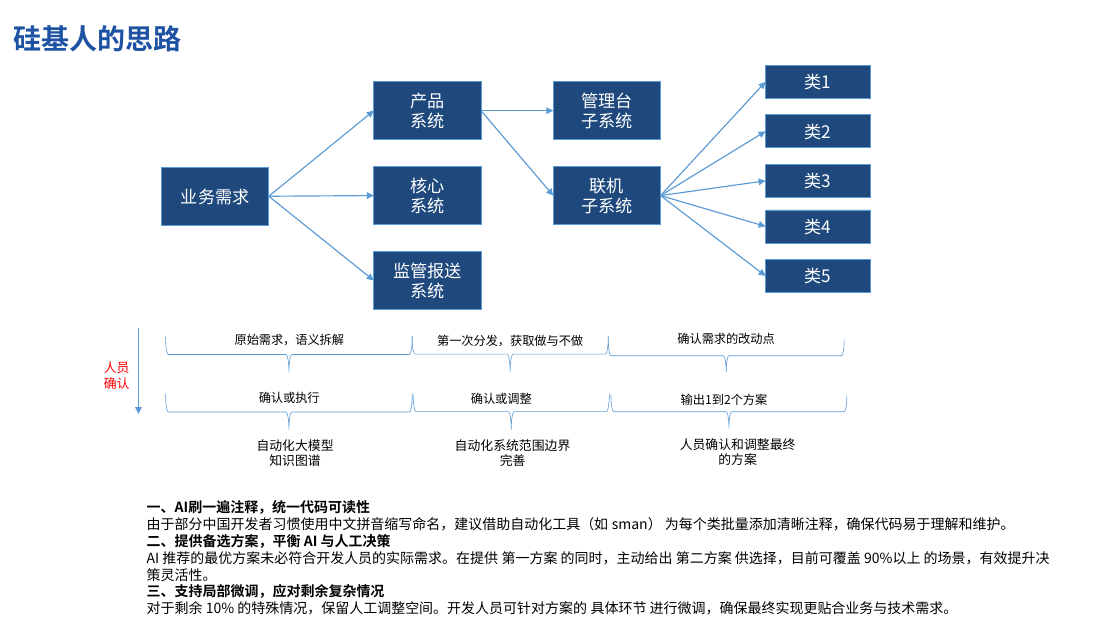
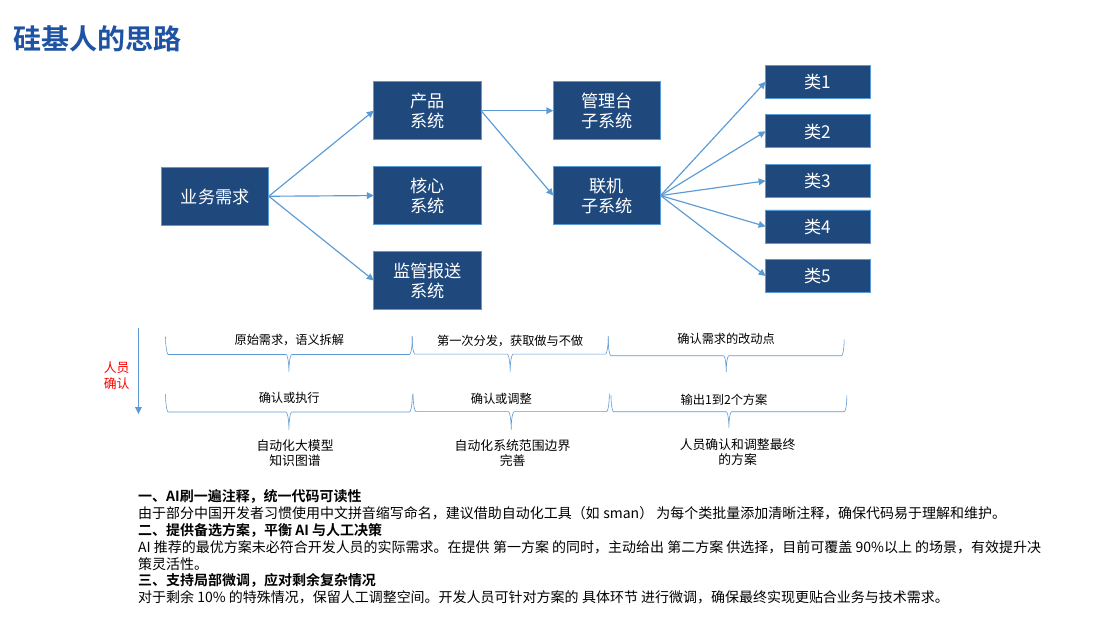
Before and after one commit to smancode/sman, a slide deck: slide 4 of docs/硅基人1.0.pptx. Drawn at 1120x630 pixels with LibreOffice and Linux fonts; fonts in the diff are those of the drawing. Boxes give left, top, right and bottom in pixels: in the first picture for what was removed or moved away, otherwise in the second. Text is boxed around its words. In the diff, an @@ line names an element or a change of style, - is before the commit and + after.

Commit message:
修改设计

```diff
--- a/docs/硅基人1.0.pptx
+++ b/docs/硅基人1.0.pptx
@@ text "一、AI刷一遍注释，统一代码可读性": place and size @@
-text "一、AI刷一遍注释，统一代码可读性" at box(147, 500, 1050, 615)
+text "一、AI刷一遍注释，统一代码可读性" at box(138, 489, 1041, 604)
```
